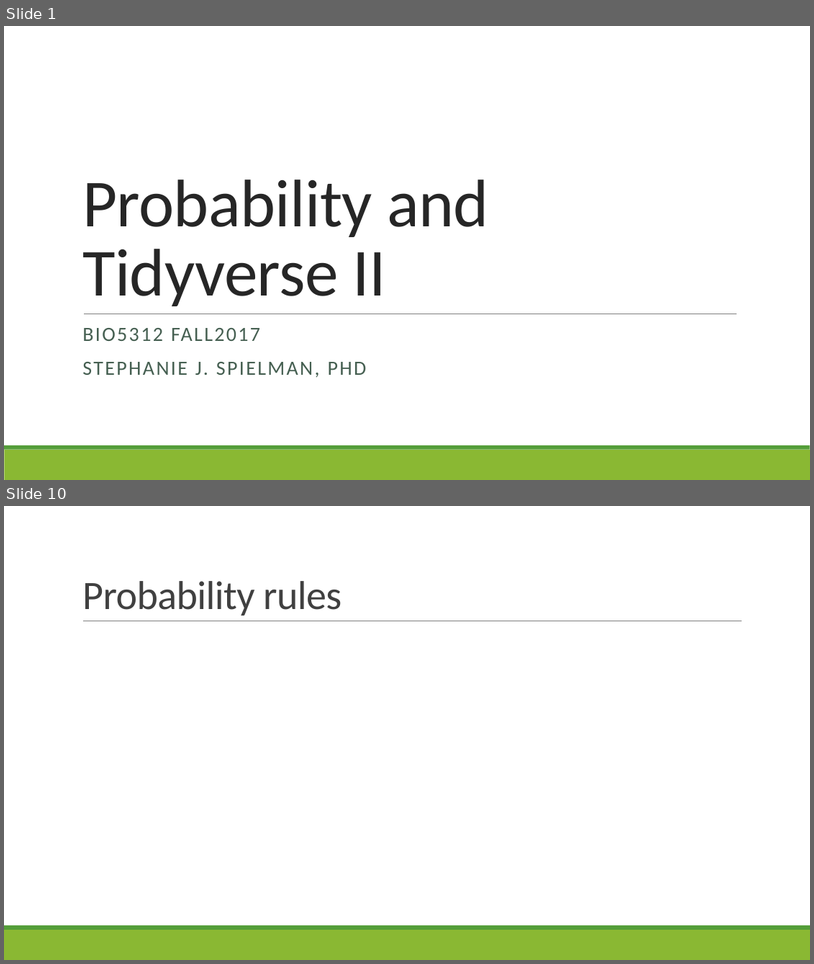
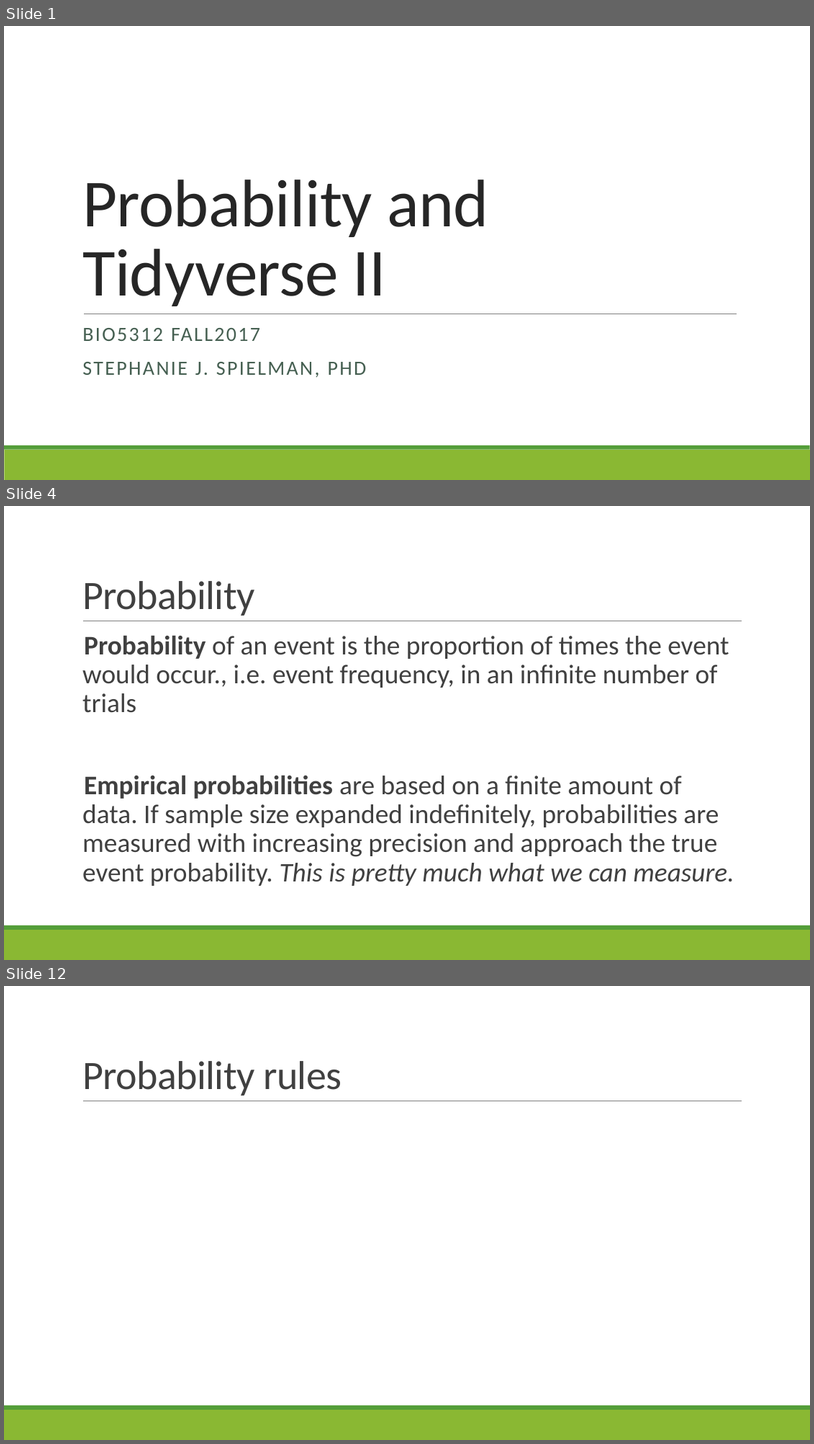
Before and after one commit to sjspielman/bio5312_fall2017, a slide deck: slides/day3_probability_tidyverse2.pptx. Shown one above the other, each under a label of ours: slides 1 and 10 before the commit, slides 1, 4 and 12 after it; the slides between them are not shown. The pictures are 814x964 and 814x1444 pixels, drawn with LibreOffice and Linux fonts; fonts in the diff are those of the drawing; grey boxes stand for pictures. Boxes give left, top, right and bottom in pixels: in the first picture for what was removed or moved away, otherwise in the second. Text is boxed around its words. In the diff, an @@ line names an element or a change of style, - is before the commit and + after.

```diff
--- a/slides/day3_probability_tidyverse2.pptx
+++ b/slides/day3_probability_tidyverse2.pptx
@@ slide 4 added at box(4, 506, 810, 960), background #FFFFFF; not listed: 3 template elements that a slide beside it also shows @@
@@ title added at box(82, 581, 255, 615), 48 pt, text #404040 @@
+Probability
@@ text added at box(82, 636, 734, 885), 32 pt, text #404040 @@
+  Probability of an event is the proportion of times the event would occur., i.e. event frequency, in an infinite number of trials
+  Empirical probabilities are based on a finite amount of data. If sample size expanded indefinitely, probabilities are measured with increasing precision and approach the true event probability. This is pretty much what we can measure.
@@ what was slide 10 is now slide 12 @@
```
Also in this commit, not shown: 16 slides changed, 27 other slides added, 6 slides removed, 8 other files.
